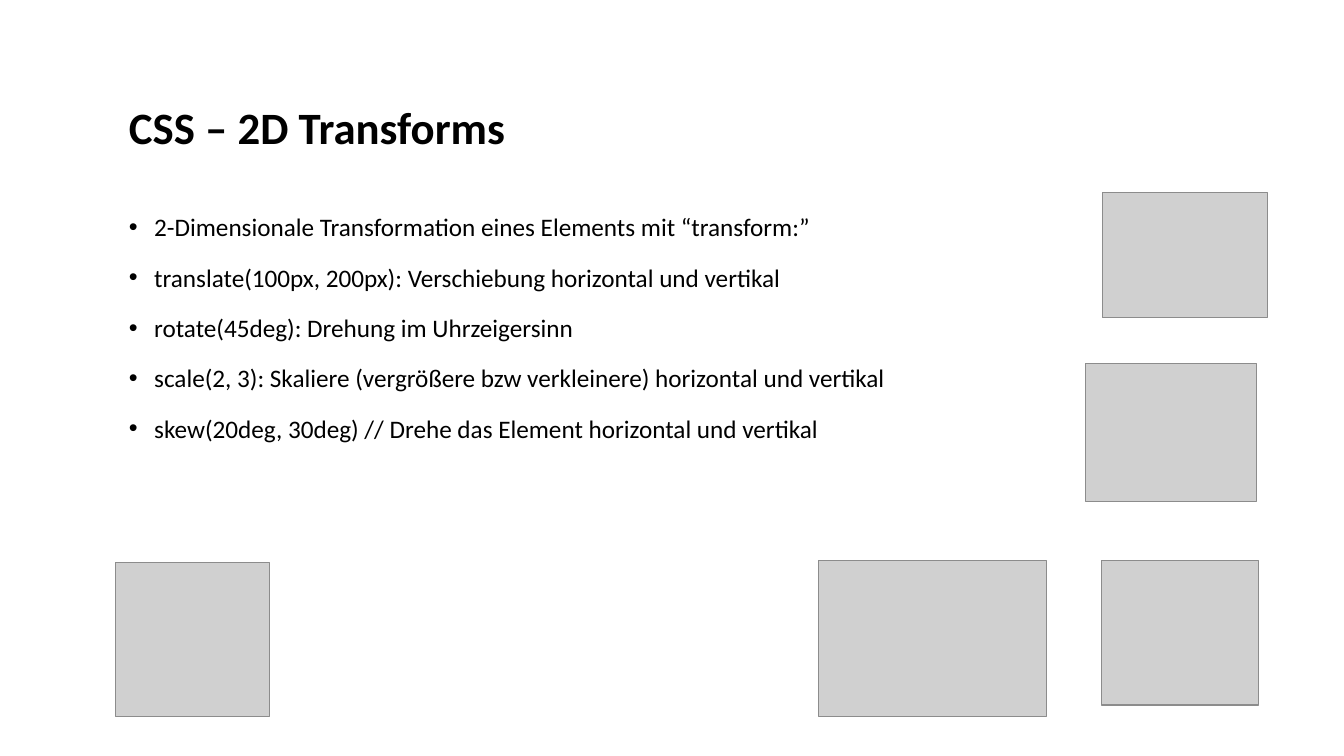
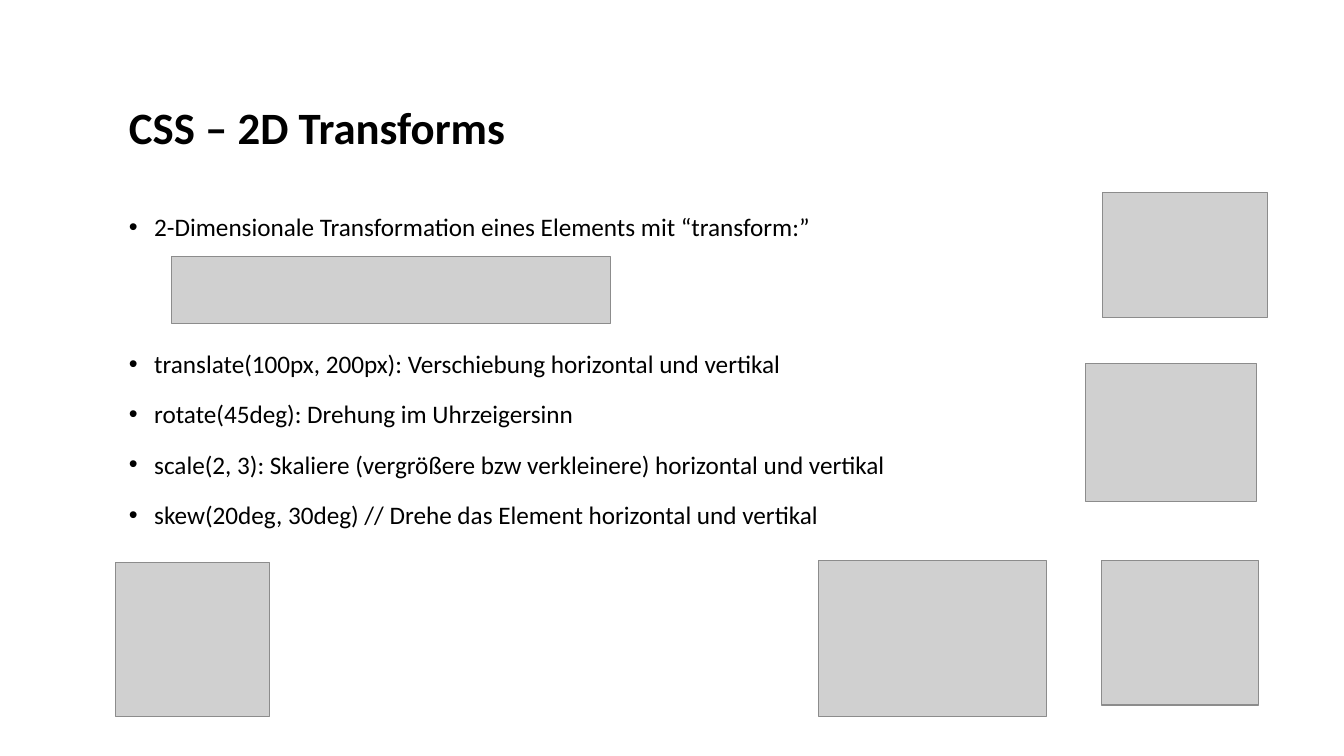
Before and after one commit to Holdo89/Webentwicklung_24_25, a slide deck: slide 2 of 3. CSS/Slides/CSS Transformation&Animation.pptx. Drawn at 1344x756 pixels with LibreOffice and Linux fonts; fonts in the diff are those of the drawing; grey boxes stand for pictures; background and template pictures are left out. Boxes give left, top, right and bottom in pixels: in the first picture for what was removed or moved away, otherwise in the second. Text is boxed around its words. In the diff, an @@ line names an element or a change of style, - is before the commit and + after.

```diff
--- a/3. CSS/Slides/CSS Transformation&Animation.pptx
+++ b/3. CSS/Slides/CSS Transformation&Animation.pptx
@@ text "2-Dimensionale Transformation eines Elements mit ..." rewrapped from (154, 218, 884, 443) to (154, 218, 884, 529) @@
@@ picture added at (171, 257, 611, 324) @@
```
Also in this commit, not shown: 3 other slides changed, 5 slides added, 6 other files.
